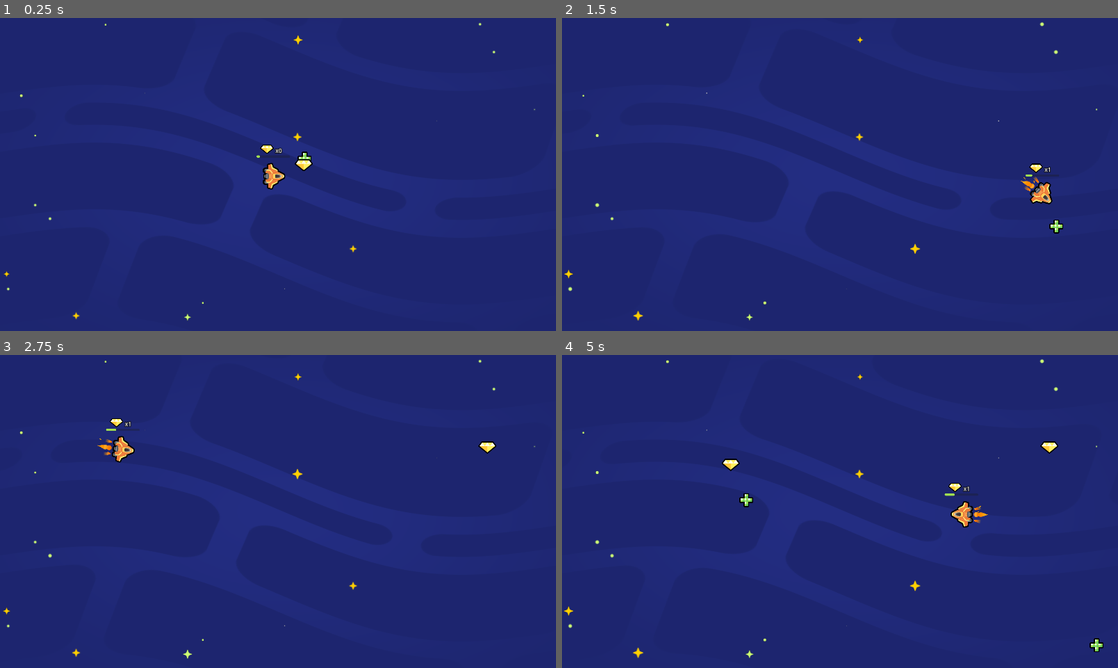
Above: before the commit, frames 1-4 (two rows, left to right).
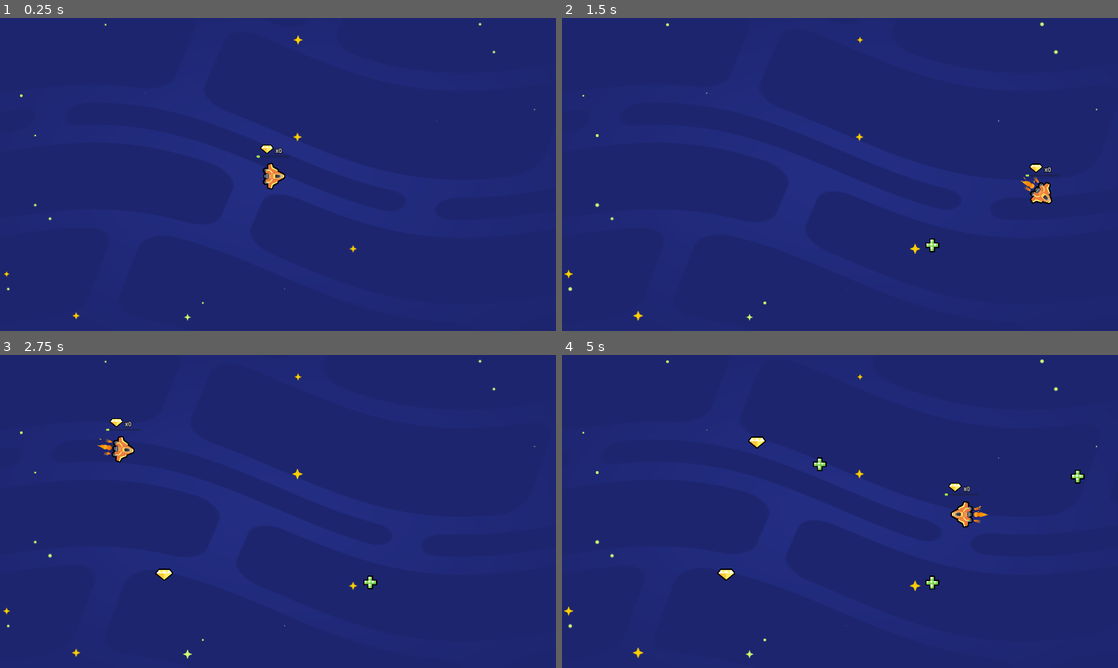
Above: after the commit, the same moments.

Repository: 707bremo/2d-GameDev-Course
Game: Godot game, scene res://lessons/space_level.tscn
Same seed, same stepped clock (60 frames per second), same inputs: the game is played once before the commit and once after it.
Inputs:
- Up to frame 1 (0.25 s): no input
- Up to frame 2 (1.5 s): hold D (move_right) 0.53-1.28 s; hold S (move_down) from 1.28 s (still down)
- Up to frame 3 (2.75 s): release S (move_down) at 2.03 s; hold D (move_right) from 2.03 s (still down)
- Up to frame 4 (5 s): release D (move_right) at 2.78 s; hold W (move_up) 2.78-3.53 s; hold A (move_left) from 3.53 s (still down)

The runs differ from the first frame. In frame 1, 0.1% of the frame differs, in the area x 53-57%, y 42-49%; in frame 2, 0.2%; in frame 3, 0.3%; in frame 4, 0.7%, in the area x 27-98%, y 26-95%.

Commit message:
M5-L10 Making the Gems and HealthPacks float!
THE LAST LESSON. Just making things spicy yes yes yes.

Diff:
--- a/05.loot_it_all_workbook/lessons/item.gd
+++ b/05.loot_it_all_workbook/lessons/item.gd
@@ -5,3 +5,15 @@
 
 func _ready() -> void:
 	area_entered.connect(_on_area_entered)
+	play_floating_animation()
+
+func play_floating_animation() -> void:
+	var tween := create_tween()
+	tween.set_loops()
+	tween.set_trans(Tween.TRANS_SINE)
+	var sprite_2d := get_node("Sprite2D")
+	var position_offset := Vector2(0.0, 4.0)
+	var duration = randf_range(0.8, 1.2)
+	sprite_2d.position.y = -1.0 * position_offset.y
+	tween.tween_property(sprite_2d, "position", position_offset, duration)
+	tween.tween_property(sprite_2d, "position", -1.0 * position_offset, duration)
--- a/05.loot_it_all_workbook/lessons/space_level.tscn
+++ b/05.loot_it_all_workbook/lessons/space_level.tscn
@@ -1,10 +1,8 @@
-[gd_scene load_steps=6 format=3 uid="uid://btkjymc78ap8d"]
+[gd_scene load_steps=4 format=3 uid="uid://btkjymc78ap8d"]
 
 [ext_resource type="PackedScene" uid="uid://dmv50krf4bo5r" path="res://lessons/ship.tscn" id="2_2j1u5"]
 [ext_resource type="PackedScene" uid="uid://bxfevggvxo634" path="res://assets/background/space_background.tscn" id="3_e6xy1"]
 [ext_resource type="PackedScene" uid="uid://dbkjxsysujcsg" path="res://lessons/random_item_placer.tscn" id="3_j7osw"]
-[ext_resource type="PackedScene" uid="uid://crq0voditumtg" path="res://lessons/health_pack.tscn" id="4_sqsyl"]
-[ext_resource type="PackedScene" uid="uid://befshg3e2mtq6" path="res://lessons/gem.tscn" id="5_f15f4"]
 
 [node name="Level" type="Node2D"]
 
@@ -14,9 +12,3 @@
 [node name="SpaceBackground" parent="." instance=ExtResource("3_e6xy1")]
 
 [node name="RandomItemPlacer" parent="." instance=ExtResource("3_j7osw")]
-
-[node name="HealthPack" parent="." instance=ExtResource("4_sqsyl")]
-position = Vector2(1052, 485)
-
-[node name="Gem" parent="." instance=ExtResource("5_f15f4")]
-position = Vector2(1049, 508)
